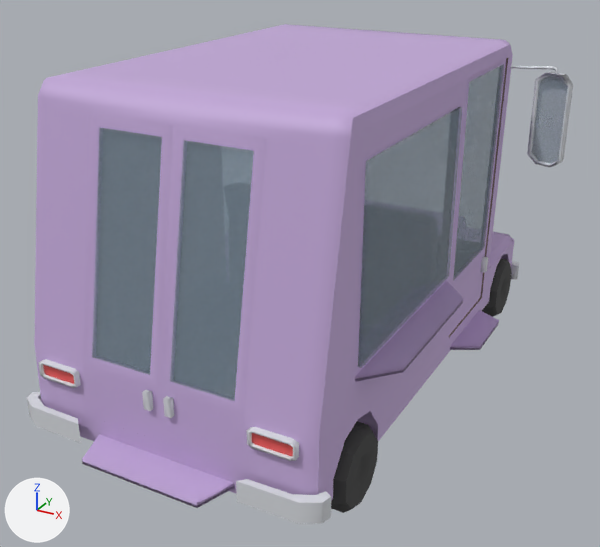
The glTF model media/3D_Assets/Vehicles/KFB_CVP1/KFB_CVP1_transporterWindow.glb, before and after one commit.
Rendered twice from a camera (50 mm lens) standing at (2.65, -5.91, 3.08) and looking at (-0.01, -1.09, 0.67). Every picture has the same lights, and +X, +Y and +Z are marked at lower left. The older version comes first. Where no turn or scale is listed for an object, it has been applied to the vertices.

The older version as bpy lines, for what is in view:
```python
ob_carmesh = bpy.data.objects.new('CarMesh', me_carmesh)
ob_carmesh.location = (0.0, 0.0, 0.042)
ob_doorbackl = bpy.data.objects.new('DoorBackL', me_doorbackl)
ob_doorbackl.location = (-0.566, -2.739, 0.631)
ob_doorbackr = bpy.data.objects.new('DoorBackR', me_doorbackr)
ob_doorbackr.location = (0.566, -2.739, 0.631)
ob_doorr = bpy.data.objects.new('DoorR', me_doorr)
ob_doorr.location = (0.0, 0.151, 0.416)
ob_hood = bpy.data.objects.new('Hood', me_hood)
ob_hood.location = (0.0, 1.049, 0.196)
ob_stepbac = bpy.data.objects.new('StepBac', me_stepbac)
ob_stepbac.location = (0.0, -2.891, 0.117)
ob_stepr = bpy.data.objects.new('StepR', me_stepr)
ob_stepr.location = (1.087, -0.251, 0.09)
ob_stepw = bpy.data.objects.new('StepW', me_stepw)
ob_stepw.location = (1.087, -1.545, 0.706)
ob_wheelfr = bpy.data.objects.new('WheelFR', me_wheelfr)
ob_wheelfr.location = (0.94, 0.669, 0.068)
# also in view: 'WheelRR' at (0.94, -2.23, 0.07); 'Window' at (0.98, -0.22, 1.35); 'Window.4' at (-0.28, -2.59, 1.32); 'Mirror.2' at (1.33, 0.29, 1.65); 'BumperRear' at (0.0, -2.76, 0.16)
```
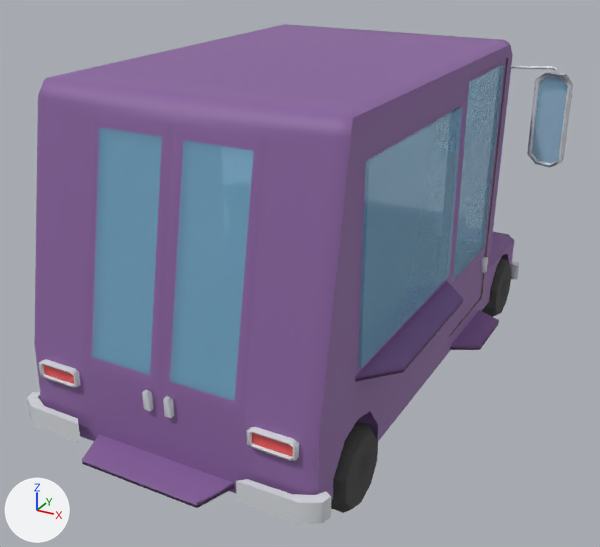
Location of each change, (x1, y1, x2, y2) in pixels of the pictures (600 x 547 px):
'CarMesh', recoloured (darker): (34, 24, 514, 501) in both
'WindowShutter', recoloured: (358, 107, 462, 368) in both
'Window.3', recoloured: (170, 140, 254, 401) in both
'Window.4', recoloured: (92, 128, 162, 375) in both
'DoorBackR', recoloured (darker): (159, 125, 267, 471) in both
'DoorBackL', recoloured (darker): (83, 113, 173, 442) in both
'Window', recoloured: (453, 64, 504, 281) in both
'StepBac', recoloured (darker): (82, 434, 234, 508) in both
'StepW', recoloured (darker): (355, 281, 463, 382) in both
'Mirror.2', recoloured: (532, 76, 568, 163) in both
'DoorR', recoloured: (449, 58, 507, 335) in both
'StepR', recoloured (darker): (450, 310, 499, 350) in both
'Hood', recoloured (darker): (490, 232, 508, 254) in both

The change, as a list of edits to the scene's bpy script:
```text
Change mat_kfb_body:
    mat_kfb_body.base_color: (0.55, 0.4, 0.7) -> (0.254, 0.127, 0.352)  # purple #c4aada -> purple #8a64a0
Change mat_kfb_glass_tinted:
    mat_kfb_glass_tinted.base_color: (0.3, 0.4, 0.5) -> (0.262, 0.597, 0.871)  # greyish blue #95aabc -> blue #8ccbf0
```
